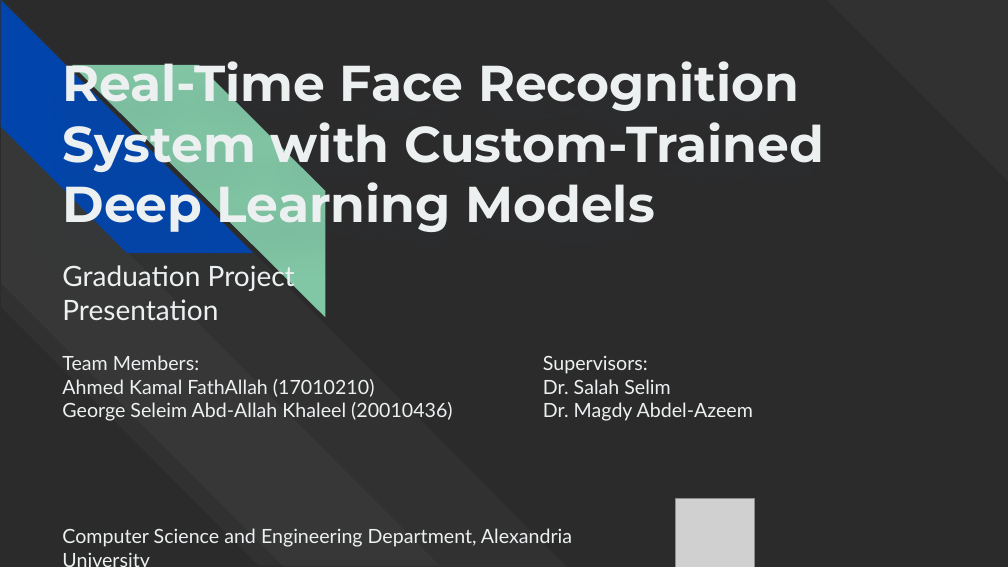
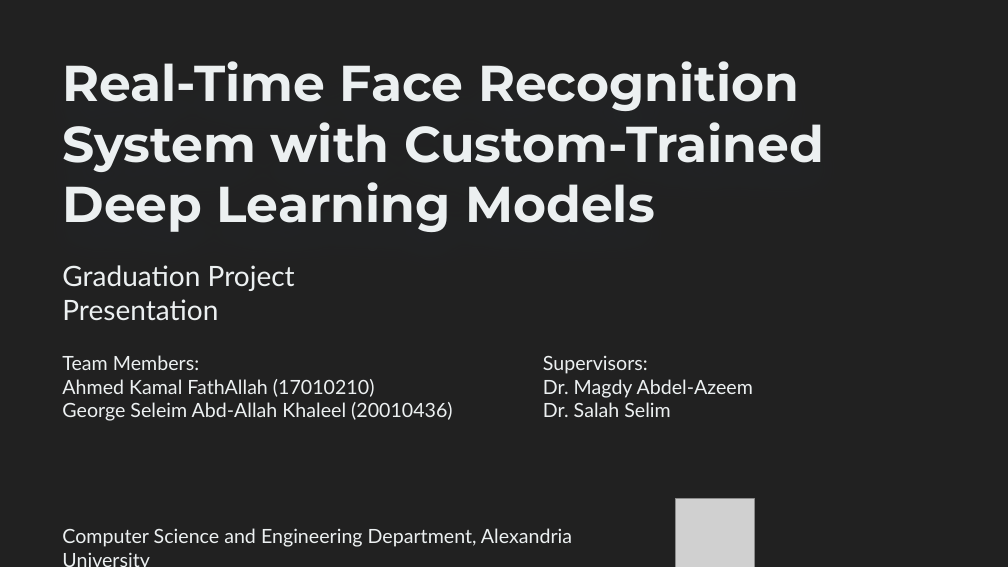
Before and after one commit to AhmedKamal75/Graduation_Project, a slide deck: slide 1 of Real-Time Face Recognition System with Custom-Trained Deep Learning Models.pptx. Drawn at 1008x567 pixels with LibreOffice and Linux fonts; fonts in the diff are those of the drawing; grey boxes stand for pictures; background and template pictures are left out; a plain dark background stands for a picture behind light text. Boxes give left, top, right and bottom in pixels: in the first picture for what was removed or moved away, otherwise in the second. Text is boxed around its words. In the diff, an @@ line names an element or a change of style, - is before the commit and + after.

```diff
--- a/Real-Time Face Recognition System with Custom-Trained Deep Learning Models.pptx
+++ b/Real-Time Face Recognition System with Custom-Trained Deep Learning Models.pptx
@@ background picture (left out) to #212121 @@
@@ diag stripe removed at (827, 0, 1008, 181) @@
@@ group removed at (0, 1, 568, 566): 4 diag stripes @@
@@ text at (543, 379, 753, 398): paragraph added @@
+Dr. Magdy Abdel-Azeem
@@ text at (543, 402, 753, 421): paragraph removed @@
-Dr. Magdy Abdel-Azeem
```
Also in this commit, not shown: 10 other slides changed, 11 slides added, 6 slides removed, 5 other files.
